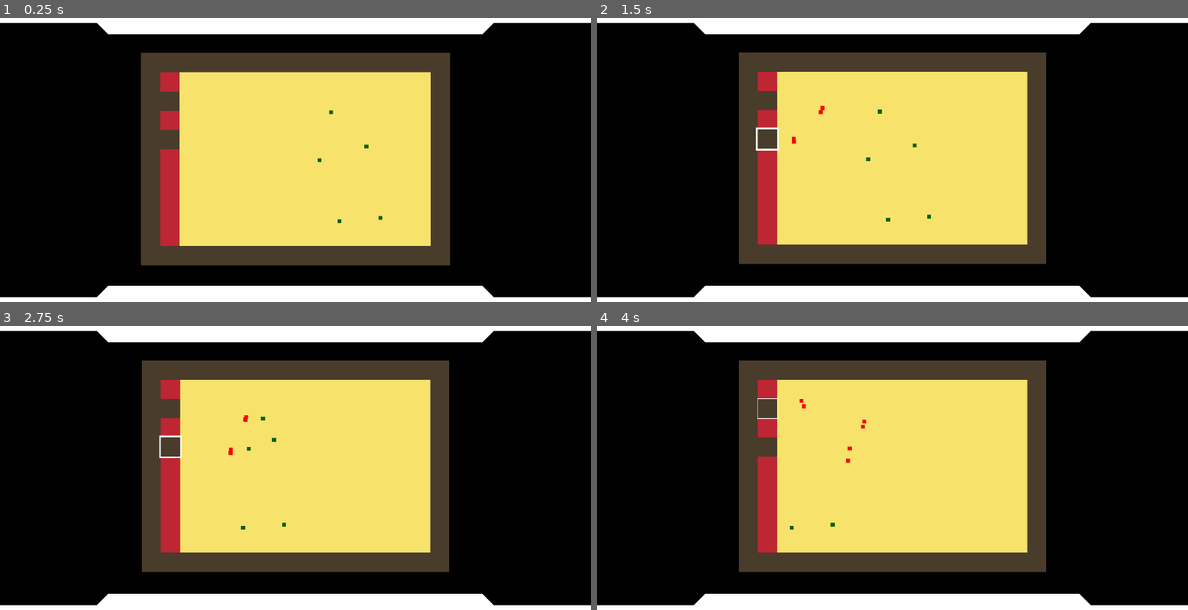
Above: before the commit, frames 1-4 (two rows, left to right).
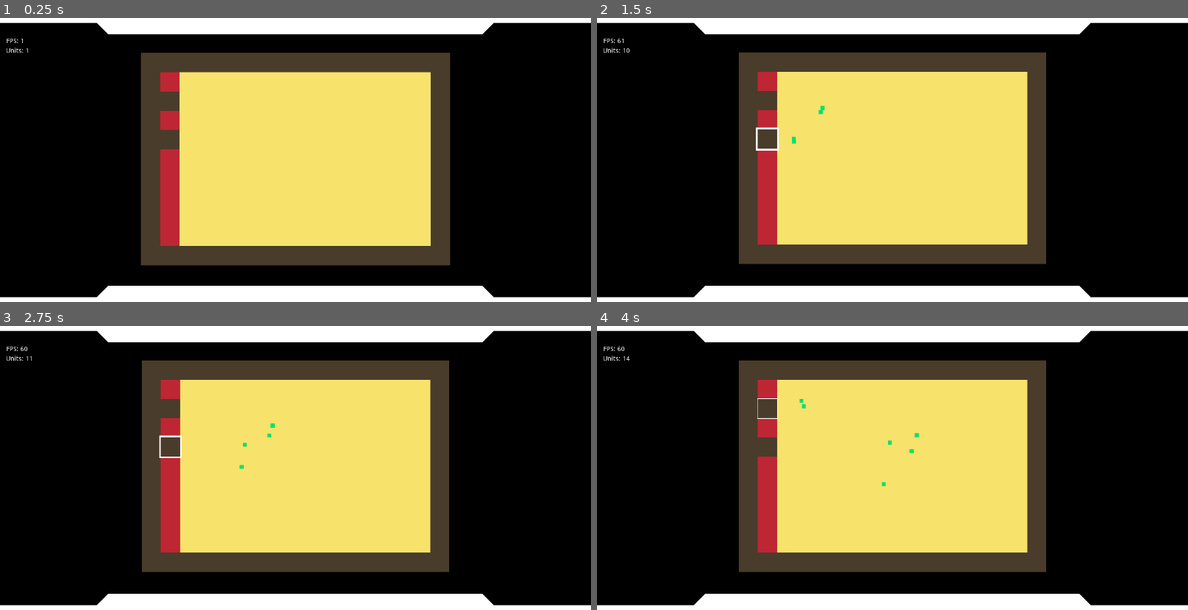
Above: after the commit, the same moments.

Repository: SJPGDD/Displacement
Game: Godot game, scene res://Game/Game.tscn
Two runs of this game, one before a commit and one after it. Both use one fixed random seed, a clock stepped at 60 frames per second and the inputs below.
Inputs (mouse positions are in pixels of both pictures, inside the frame that each line leads up to):
- Up to frame 1 (0.25 s): no input
- Up to frame 2 (1.5 s): click (768, 100) at 0.5 s; click (768, 140) at 1.25 s
- Up to frame 3 (2.75 s): click (307, 465) at 2 s
- Up to frame 4 (4 s): click (904, 465) at 2.75 s; click (768, 408) at 3.5 s

The runs differ from the first frame. In frame 1, 0.1% of the frame differs, in the area x 1-65%, y 7-73%; in frame 2, 0.2%; in frame 3, 0.2%; in frame 4, 0.2%, in the area x 1-55%, y 7-72%.

Commit message:
Fixed Double Selection, added Enemy Unit Spawning

Diff:
--- a/Game/Facilities/Facility.gd
+++ b/Game/Facilities/Facility.gd
@@ -17,6 +17,9 @@
 
 		$"../../PlayerUnits".add_child(unit)
 
+func get_rect():
+	return Rect2(rect_position, rect_size * rect_scale)
+
 func _load_units():
 	var units = []
 	for unit in spawns_units:
--- a/Game/Facilities/Facility.tscn
+++ b/Game/Facilities/Facility.tscn
@@ -23,5 +23,5 @@
 group = null
 texture_normal = ExtResource( 1 )
 script = ExtResource( 2 )
-_sections_unfolded = [ "Focus", "Hint", "Rect", "Textures" ]
+_sections_unfolded = [ "Focus", "Hint", "Mouse", "Rect", "Textures" ]
 spawns_units = null
--- a/Game/UI/UI.tscn
+++ b/Game/UI/UI.tscn
@@ -1,6 +1,25 @@
-[gd_scene format=2]
+[gd_scene load_steps=3 format=2]
 
-[node name="UI" type="Control"]
+[sub_resource type="GDScript" id=1]
+
+script/source = "extends Label
+
+func _process(delta):
+	text = \"FPS: \" + str(Engine.get_frames_per_second())
+	"
+
+[sub_resource type="GDScript" id=2]
+
+script/source = "extends Label
+
+onready var player_units = $\"/root/Game/World/Terrain/PlayerUnits\"
+onready var enemy_units = $\"/root/Game/World/Terrain/EnemyUnits\"
+
+func _process(delta):
+	text = \"Units: \" + str(player_units.get_child_count() + enemy_units.get_child_count())
+	"
+
+[node name="UI" type="Control" index="0"]
 
 anchor_left = 0.0
 anchor_top = 0.0
@@ -43,3 +62,43 @@
 invert_enable = false
 invert_border = 100.0
 _sections_unfolded = [ "Transform" ]
+
+[node name="Framerate" type="Label" parent="." index="2"]
+
+anchor_left = 0.0
+anchor_top = 0.0
+anchor_right = 0.0
+anchor_bottom = 0.0
+margin_left = 14.0
+margin_top = 58.0
+margin_right = 54.0
+margin_bottom = 72.0
+rect_pivot_offset = Vector2( 0, 0 )
+mouse_filter = 2
+mouse_default_cursor_shape = 0
+size_flags_horizontal = 1
+size_flags_vertical = 4
+percent_visible = 1.0
+lines_skipped = 0
+max_lines_visible = -1
+script = SubResource( 1 )
+
+[node name="Unit Count" type="Label" parent="." index="3"]
+
+anchor_left = 0.0
+anchor_top = 0.0
+anchor_right = 0.0
+anchor_bottom = 0.0
+margin_left = 13.0
+margin_top = 79.0
+margin_right = 53.0
+margin_bottom = 93.0
+rect_pivot_offset = Vector2( 0, 0 )
+mouse_filter = 2
+mouse_default_cursor_shape = 0
+size_flags_horizontal = 1
+size_flags_vertical = 4
+percent_visible = 1.0
+lines_skipped = 0
+max_lines_visible = -1
+script = SubResource( 2 )
--- a/Game/Units/Unit.gd
+++ b/Game/Units/Unit.gd
@@ -30,6 +30,7 @@
 
 func _ready():
 	_configure_colliders()
+	_configure_appearance()
 	health = starting_health
 
 func _process(delta):
@@ -45,6 +46,9 @@
 	set_collision_mask_bit(controller, false)
 	$SightRadius.set_collision_mask_bit(controller, false)
 	sight_range = $SightRadius/Collider.shape.radius
+
+func _configure_appearance():
+	modulate = Color(controller, 1 - controller, 1)
 
 func _refresh_target_unit():
 	if target_units.empty(): target_unit = null
--- /dev/null
+++ b/Game/World/Terrain/EnemyUnitsSpawner.gd
@@ -0,0 +1,19 @@
+extends Node2D
+
+const SPAWNING_HELPER = preload("SpawningHelper.gd")
+
+export(PoolStringArray) var spawns_units
+
+onready var spawnable_units = _load_units()
+
+func _process(delta):
+	if randf() < 0.02:
+		var helper = SPAWNING_HELPER.new(spawnable_units[0], 1, Vector2(-1, 0).rotated(rand_range(-.5, .5)))
+		helper.position = Vector2(300, rand_range(-200, 200))
+		add_child(helper)
+
+func _load_units():
+	var units = []
+	for unit in spawns_units:
+		units.append(load("res://Game/Units/%s.tscn" % unit))
+	return units
--- /dev/null
+++ b/Game/World/Terrain/FacilitiesController.gd
@@ -0,0 +1,7 @@
+extends Node2D
+
+func at(facility_position):
+	for facility in get_children():
+		if facility.get_rect().has_point(facility_position):
+			return facility
+	return null
--- /dev/null
+++ b/Game/World/Terrain/SpawningHelper.gd
@@ -0,0 +1,39 @@
+extends Node2D
+
+const SPAWN_INTERVAL = 0.5
+
+var unit_type
+var time_until_spawn
+var num_to_spawn
+var controller
+var direction
+
+func _process(delta):
+	_run_spawner_timer(delta)
+
+func _init(unit_type, controller, direction):
+	self.unit_type = unit_type
+	_parse_template_unit()
+	self.controller = controller
+	self.direction = direction
+
+func _run_spawner_timer(delta):
+	time_until_spawn -= delta
+	if time_until_spawn <= 0:
+		_spawn()
+		time_until_spawn = SPAWN_INTERVAL
+	if num_to_spawn == 0:
+		queue_free()
+
+func _spawn():
+	var unit = unit_type.instance()
+	unit.position = position
+	unit.controller = controller
+	unit.direction = direction
+	get_parent().add_child(unit)
+	num_to_spawn -= 1
+
+func _parse_template_unit():
+	var template_unit = unit_type.instance()
+	time_until_spawn = template_unit.spawn_time
+	num_to_spawn = template_unit.spawn_count
--- a/Game/World/Terrain/Terrain.tscn
+++ b/Game/World/Terrain/Terrain.tscn
@@ -1,10 +1,11 @@
-[gd_scene load_steps=8 format=2]
+[gd_scene load_steps=9 format=2]
 
 [ext_resource path="res://Game/World/Terrain/Tiles/TerrainTileSet.tres" type="TileSet" id=1]
-[ext_resource path="res://Game/Facilities/Facility.tscn" type="PackedScene" id=2]
-[ext_resource path="res://Game/Units/Unit.tscn" type="PackedScene" id=3]
-[ext_resource path="res://Game/World/Terrain/TerrainMovementController.gd" type="Script" id=4]
-[ext_resource path="res://Game/World/Terrain/SelectionController.gd" type="Script" id=5]
+[ext_resource path="res://Game/World/Terrain/FacilitiesController.gd" type="Script" id=2]
+[ext_resource path="res://Game/Facilities/Facility.tscn" type="PackedScene" id=3]
+[ext_resource path="res://Game/World/Terrain/EnemyUnitsSpawner.gd" type="Script" id=4]
+[ext_resource path="res://Game/World/Terrain/TerrainMovementController.gd" type="Script" id=5]
+[ext_resource path="res://Game/World/Terrain/SelectionController.gd" type="Script" id=6]
 
 [sub_resource type="CanvasItemMaterial" id=1]
 
@@ -31,7 +32,7 @@
 "values": [ 5.0, 2.0, 5.0 ]
 }
 
-[node name="Terrain" type="TileMap" index="0" groups=[
+[node name="Terrain" type="TileMap" groups=[
 "Terrain",
 ]]
 
@@ -59,25 +60,23 @@
 
 [node name="Facilities" type="Node2D" parent="." index="0"]
 
-editor/display_folded = true
+script = ExtResource( 2 )
 _sections_unfolded = [ "Transform" ]
 
-[node name="Facility" parent="Facilities" index="0" instance=ExtResource( 2 )]
+[node name="Facility" parent="Facilities" index="0" instance=ExtResource( 3 )]
 
 margin_left = -350.0
 margin_top = -150.0
 margin_right = -300.0
 margin_bottom = -100.0
-_sections_unfolded = [ "Focus", "Hint", "Mouse", "Rect", "Textures" ]
 spawns_units = PoolStringArray( "Unit" )
 
-[node name="Facility2" parent="Facilities" index="1" instance=ExtResource( 2 )]
+[node name="Facility2" parent="Facilities" index="1" instance=ExtResource( 3 )]
 
 margin_left = -350.0
 margin_top = -50.0
 margin_right = -300.0
 margin_bottom = 0.0
-_sections_unfolded = [ "Focus", "Hint", "Mouse", "Rect", "Textures" ]
 spawns_units = PoolStringArray( "Unit" )
 
 [node name="PlayerUnits" type="Node2D" parent="." index="1"]
@@ -86,47 +85,9 @@
 
 [node name="EnemyUnits" type="Node2D" parent="." index="2"]
 
-editor/display_folded = true
-
-[node name="Unit" parent="EnemyUnits" index="0" instance=ExtResource( 3 )]
-
-modulate = Color( 0.0428467, 0.421875, 0, 1 )
-position = Vector2( 138.604, 185.703 )
-_sections_unfolded = [ "Collision", "Transform", "collision" ]
-controller = 1
-direction = Vector2( -1, 0 )
-
-[node name="Unit2" parent="EnemyUnits" index="1" instance=ExtResource( 3 )]
-
-modulate = Color( 0.0428467, 0.421875, 0, 1 )
-position = Vector2( 244.713, 177.541 )
-_sections_unfolded = [ "Collision", "Transform", "Z Index", "collision" ]
-controller = 1
-direction = Vector2( -1, 0 )
-
-[node name="Unit3" parent="EnemyUnits" index="2" instance=ExtResource( 3 )]
-
-modulate = Color( 0.0428467, 0.421875, 0, 1 )
-position = Vector2( 86.9095, 27.9002 )
-_sections_unfolded = [ "Collision", "Transform", "collision" ]
-controller = 1
-direction = Vector2( -1, 0 )
-
-[node name="Unit4" parent="EnemyUnits" index="3" instance=ExtResource( 3 )]
-
-modulate = Color( 0.0428467, 0.421875, 0, 1 )
-position = Vector2( 207.983, -7.46954 )
-_sections_unfolded = [ "Collision", "Transform", "collision" ]
-controller = 1
-direction = Vector2( -1, 0 )
-
-[node name="Unit5" parent="EnemyUnits" index="4" instance=ExtResource( 3 )]
-
-modulate = Color( 0.0428467, 0.421875, 0, 1 )
-position = Vector2( 116.838, -95.8939 )
-_sections_unfolded = [ "Collision", "Transform", "collision" ]
-controller = 1
-direction = Vector2( -1, 0 )
+script = ExtResource( 4 )
+_sections_unfolded = [ "Transform", "Z Index" ]
+spawns_units = PoolStringArray( "Unit" )
 
 [node name="MovementController" type="TextureButton" parent="." index="3"]
 
--- a/Game/World/Terrain/TerrainMovementController.gd
+++ b/Game/World/Terrain/TerrainMovementController.gd
@@ -56,7 +56,9 @@
 				if event.doubleclick:
 					_reset_map()
 				elif event.pressed:
-					$"../SelectionController".select_tile_at_mouse($"..".get_local_mouse_position())
+					var mp = $"..".get_local_mouse_position()
+					if $"../Facilities".at(mp) == null:
+						$"../SelectionController".select_tile_at_mouse(mp)
 		"InputEventMouseMotion":
 			if is_panning:
 				_pan_map(event.relative)
Not shown: 2 places in Game/World/Terrain/Terrain.tscn that only renumber resources
